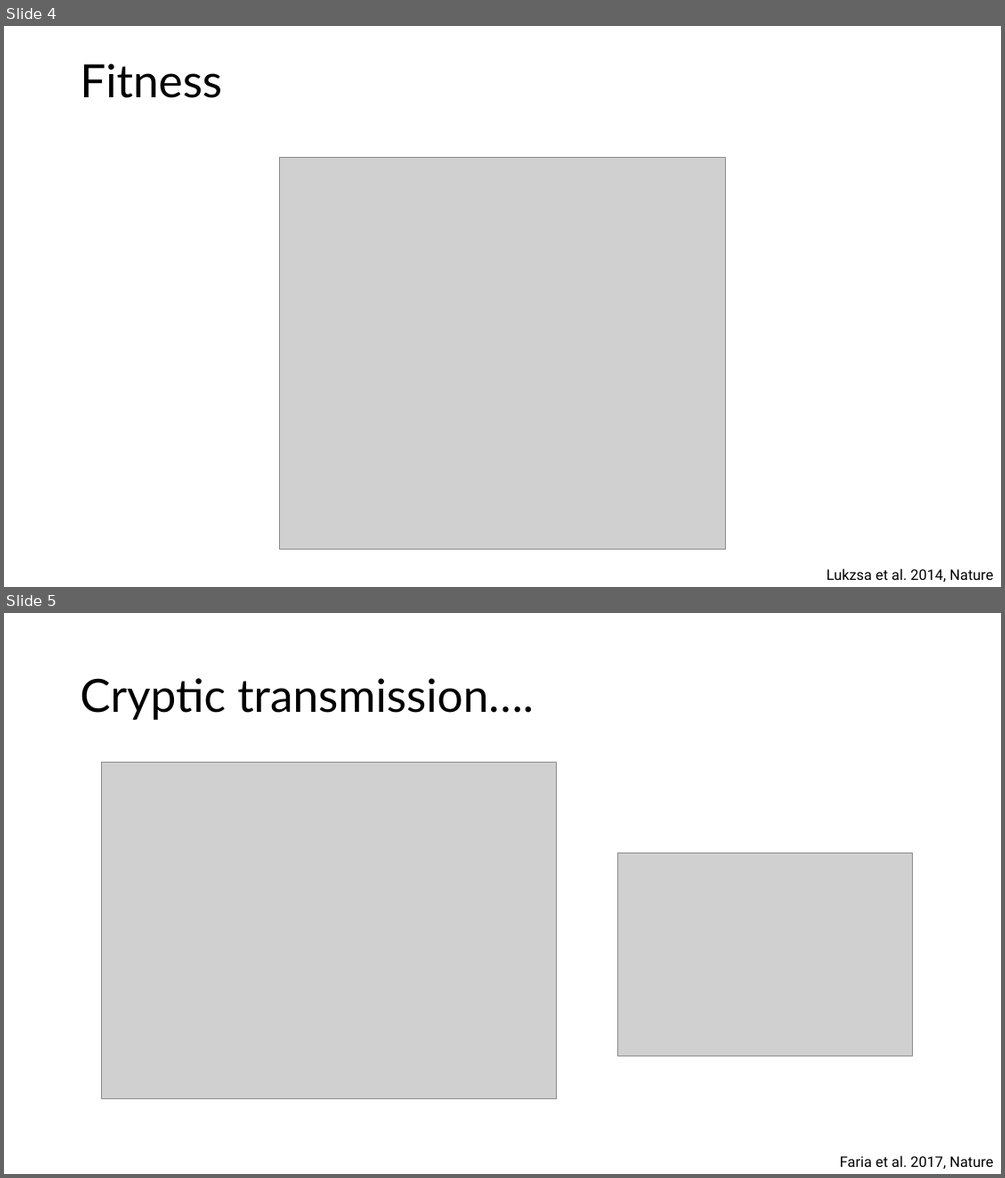
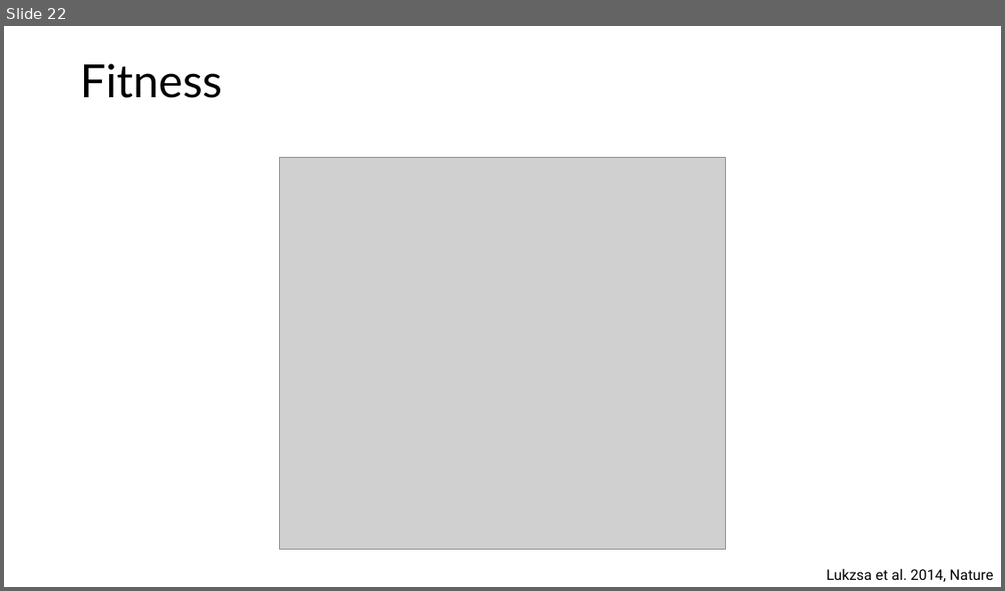
Before and after one commit to JuliaPalacios/SISMID_EvolutionaryDynamics, a slide deck: Lectures/other_apporaches.pptx. Shown one above the other, each under a label of ours: slides 4 and 5 before the commit, slide 22 after it. The pictures are 1005x1178 and 1005x591 pixels, drawn with LibreOffice and Linux fonts; fonts in the diff are those of the drawing; grey boxes stand for pictures. Boxes give left, top, right and bottom in pixels: in the first picture for what was removed or moved away, otherwise in the second. Text is boxed around its words. In the diff, an @@ line names an element or a change of style, - is before the commit and + after.

```diff
--- a/Lectures/other_apporaches.pptx
+++ b/Lectures/other_apporaches.pptx
@@ slide 5 removed at (4,613,1001,1174), background #FFFFFF @@
@@ title removed at (80,678,534,720) @@
-Cryptic transmission….
@@ picture removed at (101,763,557,1099) @@
@@ picture removed at (617,852,913,1056) @@
@@ text removed at (840,1155,993,1168) @@
-Faria et al. 2017, Nature
@@ what was slide 4 is now slide 22 @@
```
Also in this commit, not shown: 10 slides added, 5 other slides removed, 1 other file.
